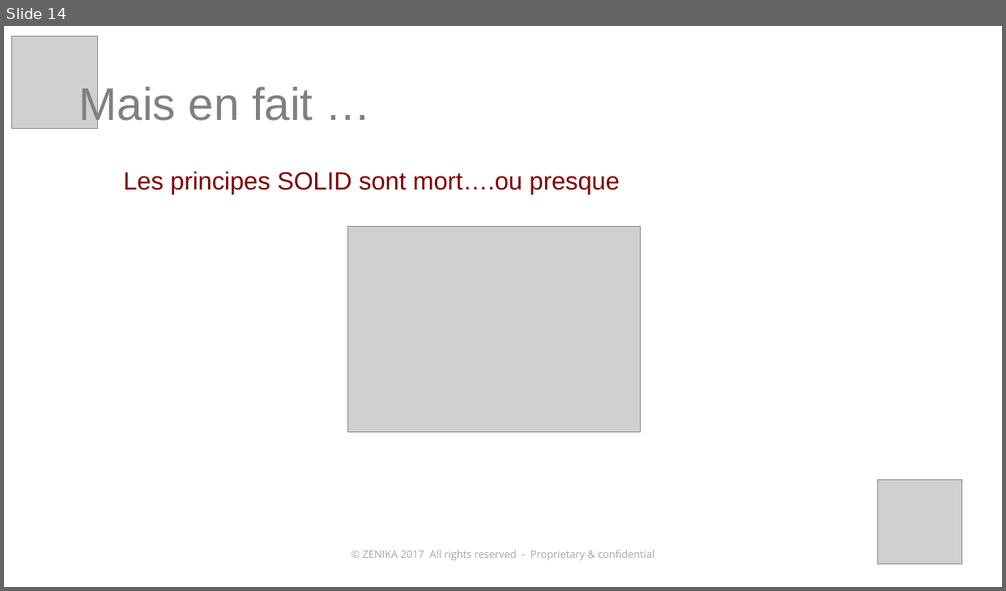
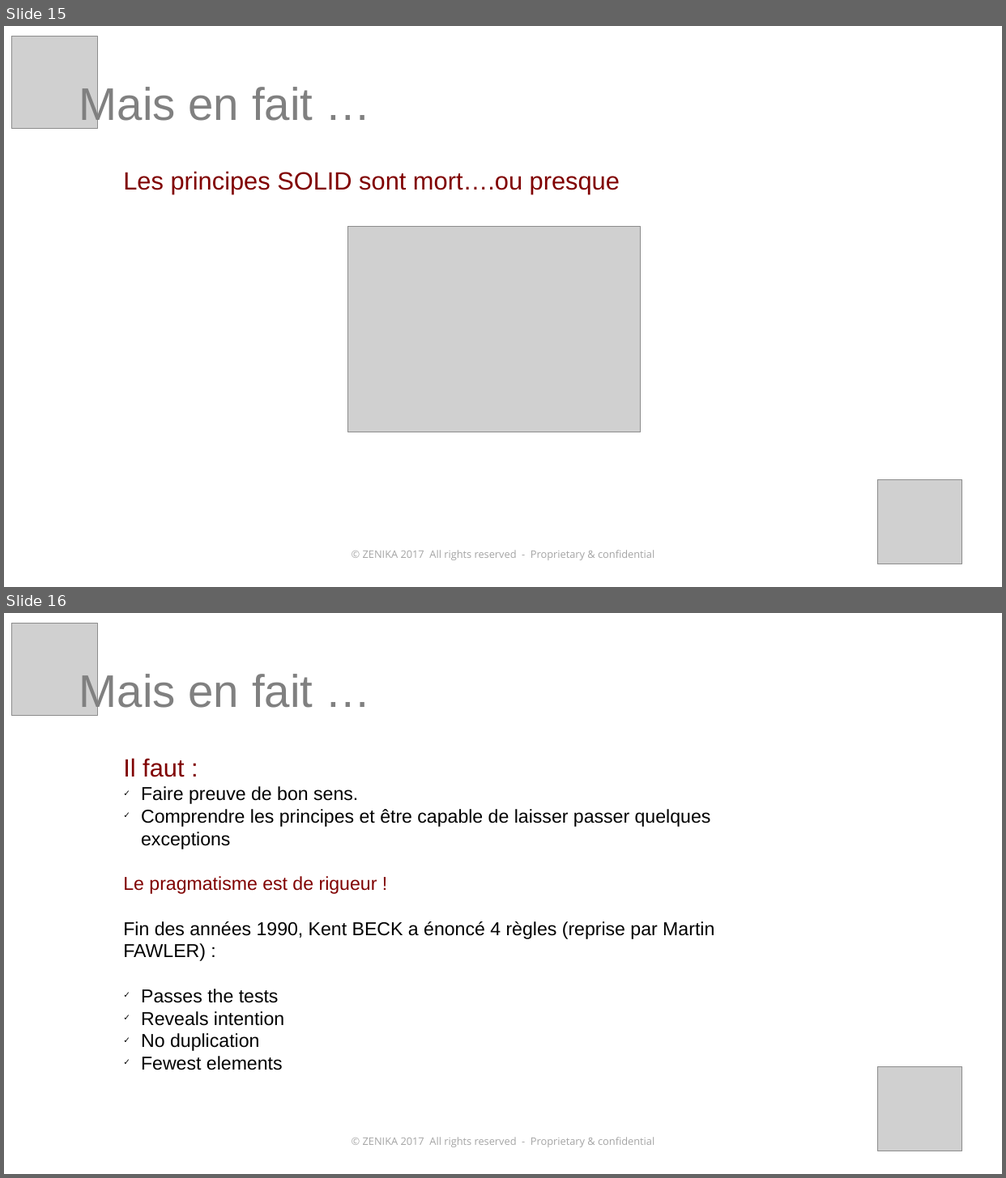
Before and after one commit to kronann/solid-dinosaur, a slide deck: solid-workshop.pptx. Shown one above the other, each under a label of ours: slide 14 before the commit, slides 15 and 16 after it. The pictures are 1006x591 and 1006x1178 pixels, drawn with LibreOffice and Linux fonts; fonts in the diff are those of the drawing; grey boxes stand for pictures. Boxes give left, top, right and bottom in pixels: in the first picture for what was removed or moved away, otherwise in the second. Text is boxed around its words. In the diff, an @@ line names an element or a change of style, - is before the commit and + after.

```diff
--- a/solid-workshop.pptx
+++ b/solid-workshop.pptx
@@ slide 16 added at (x1=4, y1=613, x2=1002, y2=1174), background #FFFFFF; not listed: 1 template element that a slide beside it also shows @@
@@ picture added at (x1=12, y1=624, x2=98, y2=716) @@
@@ text added at (x1=79, y1=671, x2=313, y2=715), 44 pt, text #808080 @@
+Mais en fait …
@@ text added at (x1=123, y1=758, x2=714, y2=1071), 18 pt, text #000000 @@
+Il faut :
+✓ Faire preuve de bon sens.
+✓ Comprendre les principes et être capable de laisser passer quelques exceptions
+Le pragmatisme est de rigueur !
+Fin des années 1990, Kent BECK a énoncé 4 règles (reprise par Martin FAWLER) :
+✓ Passes the tests
+✓ Reveals intention
+✓ No duplication
+✓ Fewest elements
@@ picture added at (x1=878, y1=1067, x2=962, y2=1152) @@
@@ what was slide 14 is now slide 15 @@
```
Also in this commit, not shown: 9 slides changed, 10 other files.
